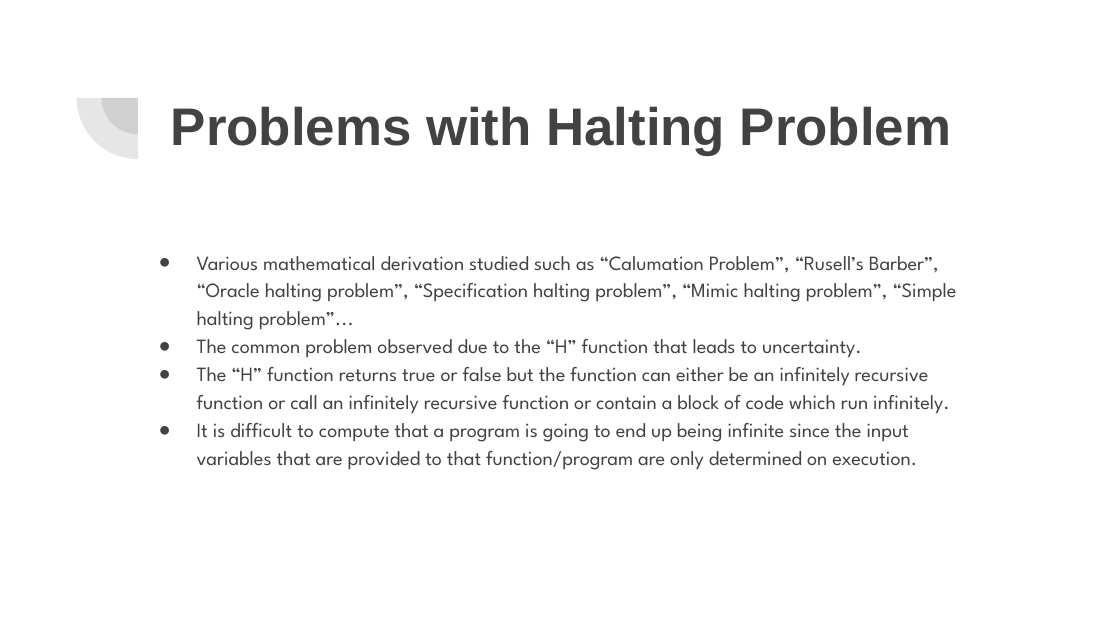
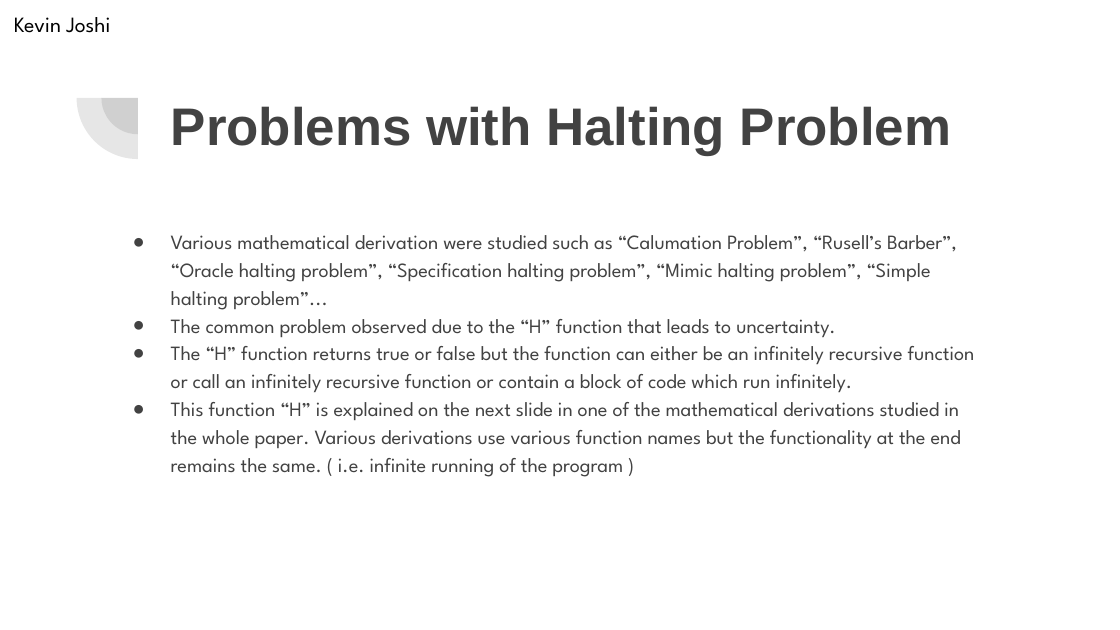
Before and after one commit to twilight-warlock/TY, a slide deck: slide 5 of Sem 5/TOC/IA1/PPT_G6.pptx. Drawn at 1120x630 pixels with LibreOffice and Linux fonts; fonts in the diff are those of the drawing. Boxes give left, top, right and bottom in pixels: in the first picture for what was removed or moved away, otherwise in the second. Text is boxed around its words. In the diff, an @@ line names an element or a change of style, - is before the commit and + after.

```diff
--- a/Sem 5/TOC/IA1/PPT_G6.pptx
+++ b/Sem 5/TOC/IA1/PPT_G6.pptx
@@ text added at [14,17,110,33], 14 pt, text #000000 @@
+Kevin Joshi
@@ text "Various mathematical derivation were studied ...": place and size @@
-text "Various mathematical derivation were studied ..." at [197,256,957,470]
+text "Various mathematical derivation were studied ..." at [171,235,975,477]
@@ text at [171,235,957,310]: text changed @@
-● Various mathematical derivation studied such as “Calumation Problem”, “Rusell’s Barber”, “Oracle halting problem”, “Specification halting problem”, “Mimic halting problem”, “Simple halting problem”...
+● Various mathematical derivation were studied such as “Calumation Problem”, “Rusell’s Barber”, “Oracle halting problem”, “Specification halting problem”, “Mimic halting problem”, “Simple halting problem”...
@@ text at [171,402,961,477]: text changed @@
-● It is difficult to compute that a program is going to end up being infinite since the input variables that are provided to that function/program are only determined on execution.
+● This function “H” is explained on the next slide in one of the mathematical derivations studied in the whole paper. Various derivations use various function names but the functionality at the end remains the same. ( i.e. infinite running of the program )
```
Also in this commit, not shown: 6 other slides changed, 1 slide added, 2 other files.
